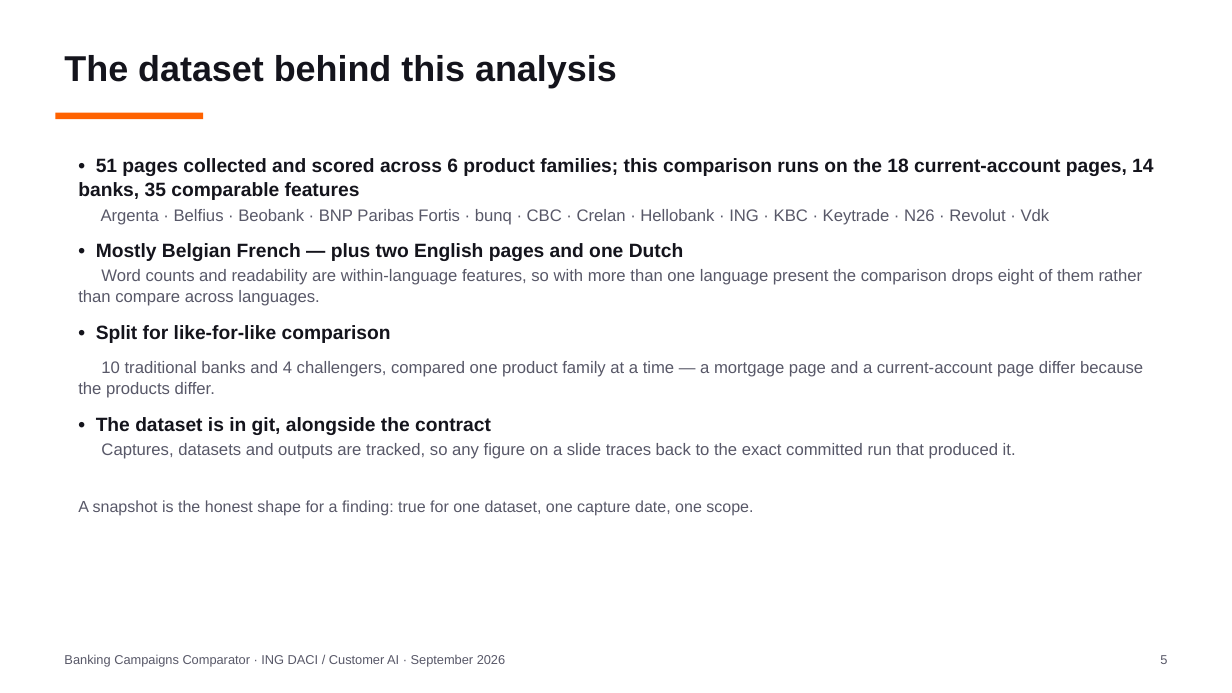
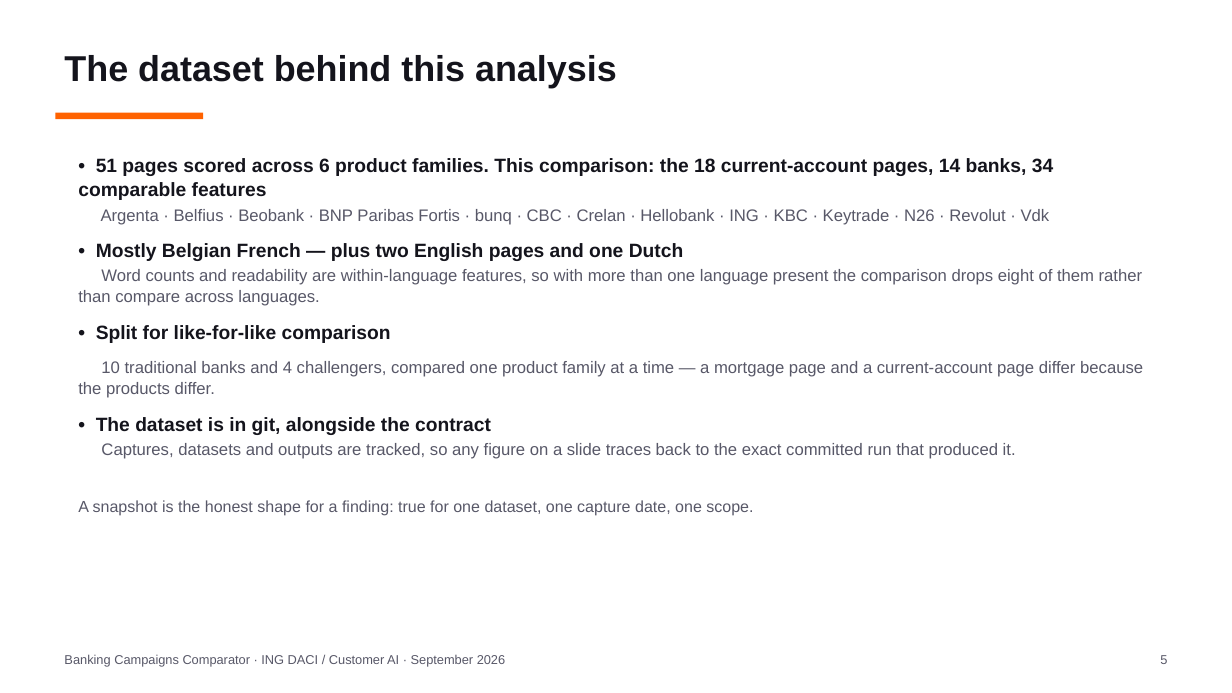
Before and after one commit to Siegried81/ing-usecase, a slide deck: slide 5 of docs/Banking_Campaigns_Comparator.pptx. Drawn at 1232x693 pixels with LibreOffice and Linux fonts; fonts in the diff are those of the drawing. Boxes give left, top, right and bottom in pixels: in the first picture for what was removed or moved away, otherwise in the second. Text is boxed around its words. In the diff, an @@ line names an element or a change of style, - is before the commit and + after.

```diff
--- a/docs/Banking_Campaigns_Comparator.pptx
+++ b/docs/Banking_Campaigns_Comparator.pptx
@@ text at [78,158,1053,200]: text changed @@
-• 51 pages collected and scored across 6 product families; this comparison runs on the 18 current-account pages, 14 banks, 35 comparable features
+• 51 pages scored across 6 product families. This comparison: the 18 current-account pages, 14 banks, 34 comparable features
```
Also in this commit, not shown: 3 other slides changed, 37 other files.
